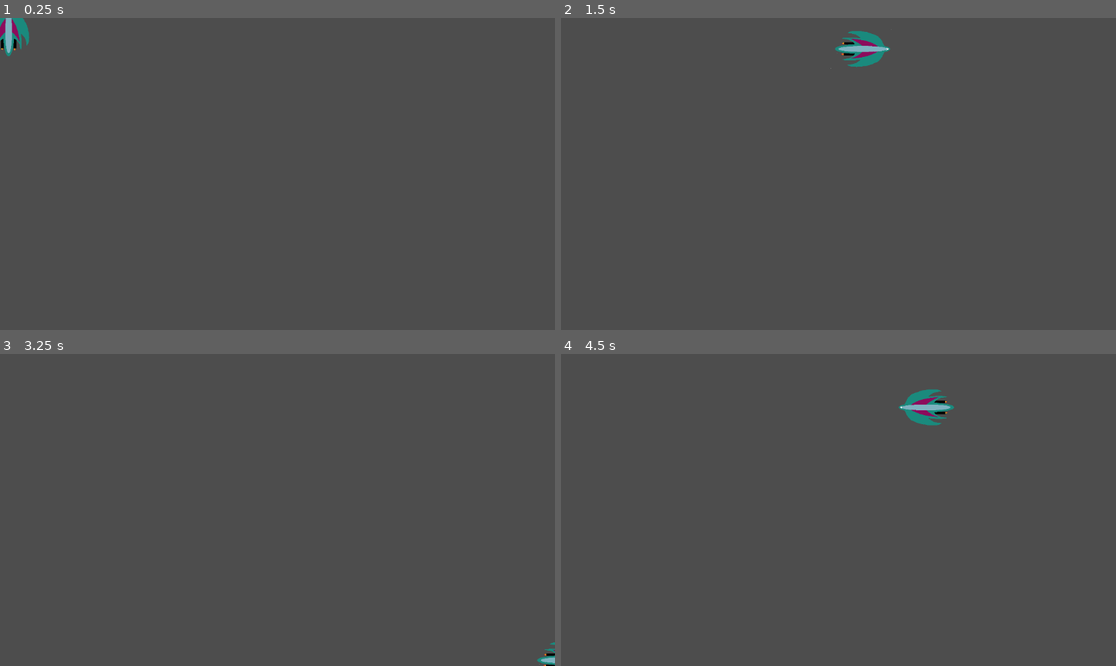
Above: before the commit, frames 1-4 (two rows, left to right).
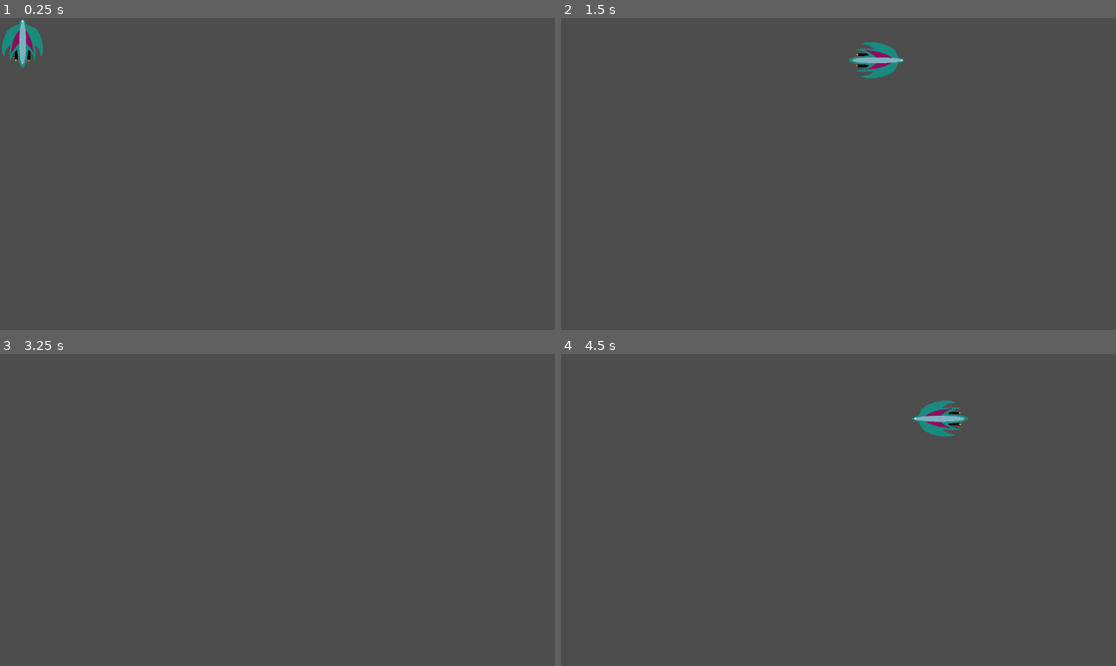
Above: after the commit, the same moments.

Repository: BurgundyToad/planet-defender
Game: Godot game, scene res://player.tscn
Two runs of this game, one before a commit and one after it. Both use one fixed random seed, a clock stepped at 60 frames per second and the inputs below.
Inputs:
- Up to frame 1 (0.25 s): no input
- Up to frame 2 (1.5 s): tap Enter at 0.5 s; hold D (right) 0.53-1.28 s; hold Space (Space) 0.53-1.28 s; hold S (down) from 1.28 s (still down); tap Space (Space) at 1.35 s
- Up to frame 3 (3.25 s): release S (down) at 2.03 s; hold D (right) 2.03-2.78 s; hold Space (Space) 2.03-2.78 s; hold W (up) from 2.78 s (still down); tap Space (Space) at 2.85 s
- Up to frame 4 (4.5 s): release W (up) at 3.53 s; hold Space (Space) 3.53-4.28 s; hold Left (left) from 3.53 s (still down); tap Space (Space) at 4.35 s

The runs differ from the first frame. In frame 1, 0.8% of the frame differs, in the area x 0-8%, y 0-16%; in frame 2, 1.0%; in frame 3, 0.1%; in frame 4, 1.0%, in the area x 60-74%, y 11-27%.

Commit message:
player rotation

Diff:
--- a/ICS Culminating/player.tscn
+++ b/ICS Culminating/player.tscn
@@ -24,20 +24,19 @@
 }]
 
 [sub_resource type="CapsuleShape2D" id="CapsuleShape2D_c1v5w"]
-radius = 101.0
-height = 206.0
+radius = 80.0
+height = 168.0
 
 [node name="Player" type="Area2D"]
 scale = Vector2(0.5, 0.5)
 script = ExtResource("1_84sc5")
 
 [node name="AnimatedSprite2D" type="AnimatedSprite2D" parent="."]
-position = Vector2(35.25, 63)
+position = Vector2(93.25, 110)
 scale = Vector2(0.725681, 0.635838)
 sprite_frames = SubResource("SpriteFrames_8fxf1")
 animation = &"up"
 
 [node name="CollisionShape2D" type="CollisionShape2D" parent="."]
-position = Vector2(37, 63)
-rotation = 1.5708
+position = Vector2(93.25, 110)
 shape = SubResource("CapsuleShape2D_c1v5w")
